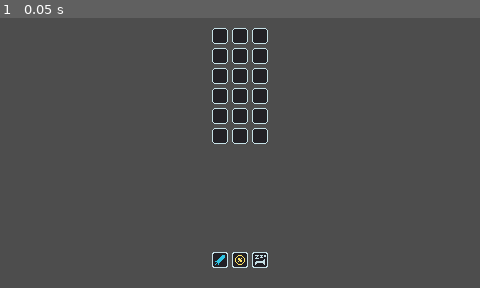
Above: before the commit, frame 1.
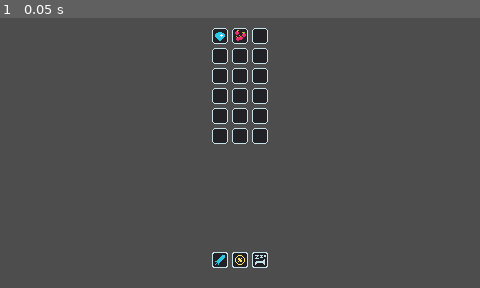
Above: after the commit, the same moment.

Repository: BlessedSleepSeeker/QuestGiver
Game: Godot game, scene res://Scenes/GameLogic/GameLogic.tscn
The game is run twice, just before and just after one commit, with the same random seed, the same clock (stepped at 60 frames per second) and the same inputs.
Inputs:
- Up to frame 1 (0.05 s): no input

The runs differ from the first frame. In frame 1, less than 0.1% of the frame differs, in the area x 44-52%, y 4-9%.

Commit message:
Revamped ItemButton Creation using only Icon

Diff:
--- a/GMTK2023/Json/Items.json
+++ b/GMTK2023/Json/Items.json
@@ -5,8 +5,7 @@
 		"SellValue": 10,
 		"RewardValue": 5,
 		"Stackable": false,
-		"Amount": 1,
-		"IconPath": "sword.png"
+		"Amount": 1
 	},
 	"Wooden Shield": {
 		"Name": "Wooden Shield",
@@ -14,8 +13,7 @@
 		"Stackable": false,
 		"SellValue": 10,
 		"RewardValue": 5,
-		"Amount": 1,
-		"IconPath": "shield.png"
+		"Amount": 1
 	},
 	"Apple": {
 		"Name": "Apple",
@@ -23,8 +21,7 @@
 		"Stackable": true,
 		"SellValue": 1,
 		"RewardValue": 0.5,
-		"Amount": 1,
-		"IconPath": "apple.png"
+		"Amount": 1
 	},
 	"Diamond": {
 		"Name": "Diamond",
@@ -32,7 +29,6 @@
 		"Stackable": false,
 		"SellValue": 200,
 		"RewardValue": 180,
-		"Amount": 1,
-		"IconPath": "diamond.png"
+		"Amount": 1
 	}
 }
--- a/GMTK2023/Scenes/Items/Item.gd
+++ b/GMTK2023/Scenes/Items/Item.gd
@@ -7,7 +7,6 @@
 @export var RewardValue: int = 0
 @export var Stackable: bool = true
 @export var Amount: int = 1
-@export var Icon: Texture2D = preload("res://Sprites/Items/DefaultItem.png")
 
 
 # Called when the node enters the scene tree for the first time.
@@ -15,14 +14,13 @@
 	pass
 	#printSelf()
 
-func ItemByParam(itemName: String, sellValue: int, rewardValue: int, flavorText: String, stackable: bool, amount: int, icon: String) -> void:
+func ItemByParam(itemName: String, sellValue: int, rewardValue: int, flavorText: String, stackable: bool, amount: int) -> void:
 	Name = itemName
 	FlavorText = flavorText
 	SellValue = sellValue
 	RewardValue = rewardValue
 	Stackable = stackable
 	Amount = amount
-	setIcon(icon)
 
 func ItemByDict(ItemDict: Dictionary) -> void:
 	Name = ItemDict["Name"]
@@ -31,10 +29,7 @@
 	RewardValue = ItemDict["RewardValue"]
 	Stackable = ItemDict["Stackable"]
 	Amount = ItemDict["Amount"]
-	setIcon(ItemDict["IconPath"])
 
-func setIcon(icon: String) -> void:
-	Icon = load("res://Sprites/Items/%s.png" % icon)
 
 func printSelf():
 	print(Name)
@@ -42,4 +37,3 @@
 	print(str(RewardValue))
 	print(FlavorText)
 	print(Stackable)
-	print(str(Icon))
--- a/GMTK2023/Scenes/Items/ItemIcon.gd
+++ b/GMTK2023/Scenes/Items/ItemIcon.gd
@@ -1,10 +1,16 @@
 extends TextureButton
 
+@export var DefaultItemName: String = "DefaultItem"
 @export var ItemName: String = "DefaultItem"
+@onready var icon: TextureRect = $"Icon"
+
+var iconText = preload("res://Sprites/Items/Diamond/iconDiamond.png")
 
 signal itemButtonPressed(itemName)
 
 var MainIconsPath: String = "res://Sprites/Items/%s/%s%s.png"
+var IconPath: String
+const ICON_FILENAME := "icon"
 var NormalIconPath: String
 const NORMAL_ICON_FILENAME := "normal"
 var PressedIconPath: String
@@ -29,11 +35,12 @@
 	loadTextures()
 
 func buildPaths():
-	NormalIconPath = MainIconsPath % [ItemName, NORMAL_ICON_FILENAME, ItemName]
-	PressedIconPath = MainIconsPath % [ItemName, PRESSED_ICON_FILENAME, ItemName]
-	HoverIconPath = MainIconsPath % [ItemName, HOVER_ICON_FILENAME, ItemName]
-	DisabledIconPath = MainIconsPath % [ItemName, DISABLED_ICON_FILENAME, ItemName]
-	FocusedIconPath = MainIconsPath % [ItemName, FOCUSED_ICON_FILENAME, ItemName]
+	NormalIconPath = MainIconsPath % [DefaultItemName, NORMAL_ICON_FILENAME, DefaultItemName]
+	PressedIconPath = MainIconsPath % [DefaultItemName, PRESSED_ICON_FILENAME, DefaultItemName]
+	HoverIconPath = MainIconsPath % [DefaultItemName, HOVER_ICON_FILENAME, DefaultItemName]
+	DisabledIconPath = MainIconsPath % [DefaultItemName, DISABLED_ICON_FILENAME, DefaultItemName]
+	FocusedIconPath = MainIconsPath % [DefaultItemName, FOCUSED_ICON_FILENAME, DefaultItemName]
+	IconPath = MainIconsPath % [ItemName, ICON_FILENAME, ItemName]
 	ClickMaskPath = CLICK_MASK_PATH
 
 func loadTextures():
@@ -43,6 +50,8 @@
 	texture_disabled = load(DisabledIconPath)
 	#texture_focused = load(FocusedIconPath)
 	texture_click_mask = load(ClickMaskPath)
+	if ResourceLoader.exists(IconPath):
+		icon.texture = load(IconPath)
 
 func _on_pressed():
 	itemButtonPressed.emit(ItemName)
--- a/GMTK2023/Scenes/Items/ItemIcon.tscn
+++ b/GMTK2023/Scenes/Items/ItemIcon.tscn
@@ -9,4 +9,10 @@
 offset_bottom = 180.0
 script = ExtResource("1_1ccqi")
 
+[node name="Icon" type="TextureRect" parent="."]
+layout_mode = 0
+offset_right = 40.0
+offset_bottom = 40.0
+stretch_mode = 2
+
 [connection signal="pressed" from="." to="." method="_on_pressed"]
--- a/GMTK2023/Scenes/Player/Inventory.gd
+++ b/GMTK2023/Scenes/Player/Inventory.gd
@@ -3,9 +3,9 @@
 
 var gold: int = 0
 
-signal item_added
-signal item_sold
-signal item_reward
+signal item_added(itemName)
+signal item_sold(itemName)
+signal item_reward(itemName)
 
 
 @export var defaultItemScene = preload("res://Scenes/Items/Item.tscn")
@@ -24,6 +24,7 @@
 	var instance = defaultItemScene.instantiate()
 	instance.ItemByDict(itemDict)
 	add_child(instance)
+	item_added.emit(instance.Name)
 
 func getAllItems() -> Array:
 	var items := []
--- a/GMTK2023/Scenes/Player/InventoryUI.gd
+++ b/GMTK2023/Scenes/Player/InventoryUI.gd
@@ -5,9 +5,22 @@
 
 @export var itemButton := preload("res://Scenes/Items/ItemIcon.tscn")
 
+@onready var inventory := get_node("/root/GameLogic/Player/Inventory")
+
 # Called when the node enters the scene tree for the first time.
 func _ready():
 	for i in slots:
 		var instance = itemButton.instantiate()
 		instance.setName("DefaultItem")
 		add_child(instance)
+	inventory.item_added.connect(_item_added)
+
+func _item_added(itemName):
+	var inventory_spot = getItem("DefaultItem") # search for empty spot
+	inventory_spot.setName(itemName)
+
+func getItem(itemName: String) -> Node:
+	for _i in self.get_children():
+		if (_i.ItemName == itemName):
+			return _i
+	return null
Binary file added: GMTK2023/Sprites/Items/Apple/iconApple.aseprite
Binary file added: GMTK2023/Sprites/Items/Apple/iconApple.png
Not shown, changed: GMTK2023/Sprites/Items/Apple/iconApple.png.import
Binary file removed: GMTK2023/Sprites/Items/Default.aseprite
Binary file removed: GMTK2023/Sprites/Items/DefaultItem.png
Binary file added: GMTK2023/Sprites/Items/Diamond/iconDiamond.aseprite
Binary file added: GMTK2023/Sprites/Items/Diamond/iconDiamond.png
Not shown, added: GMTK2023/Sprites/Items/Diamond/iconDiamond.png.import
